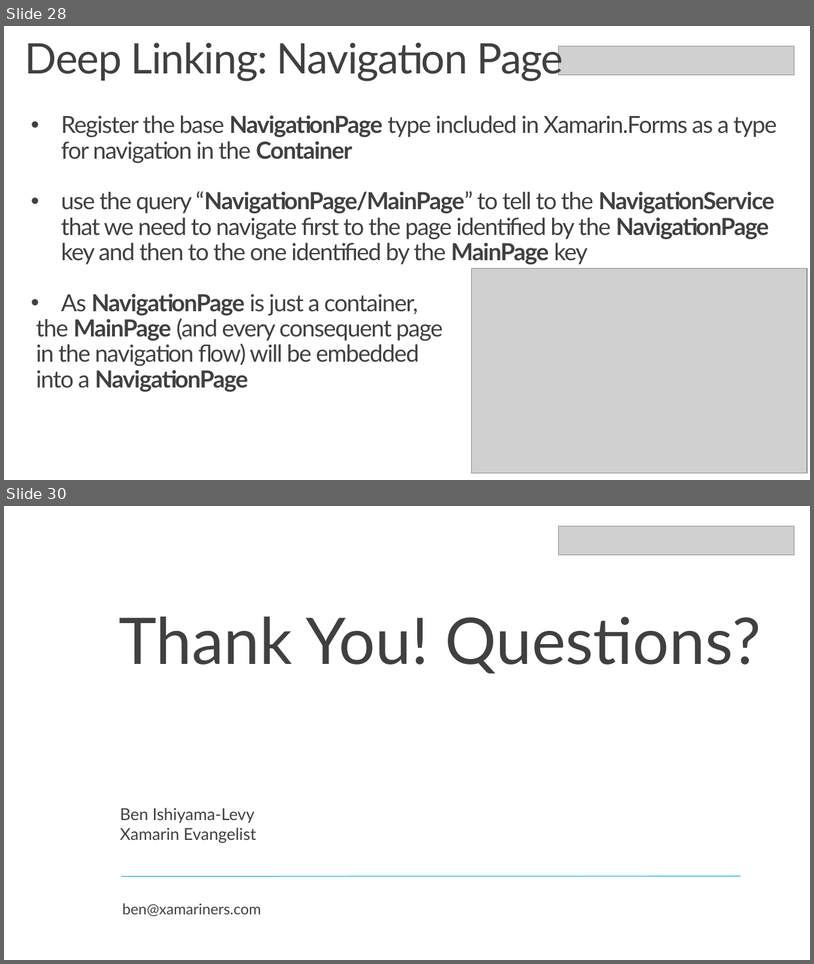
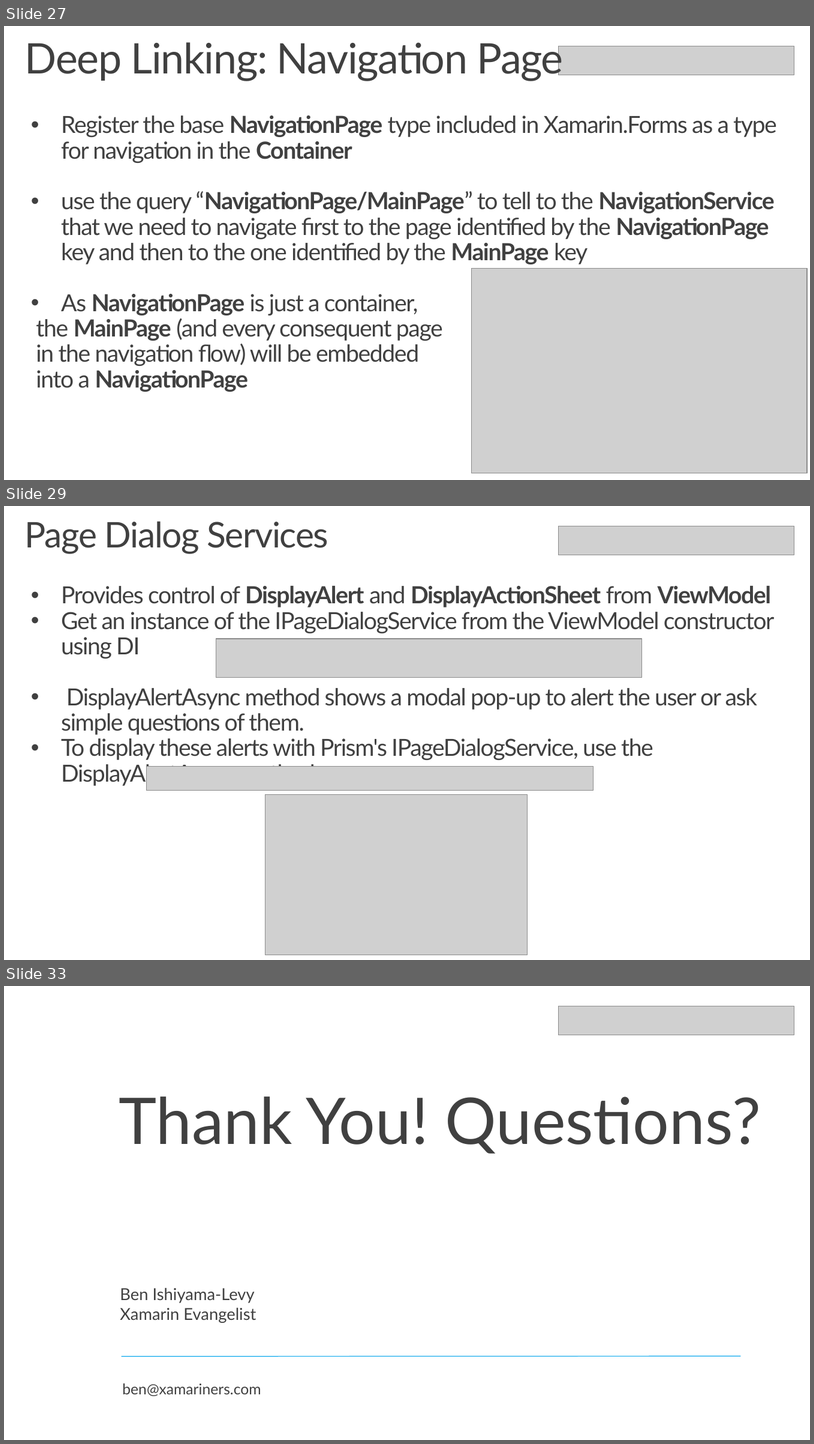
Before and after one commit to Xamariners/PrismDemo, a slide deck: media/PrismDemo.pptx. Shown one above the other, each under a label of ours: slides 28 and 30 before the commit, slides 27, 29 and 33 after it; the slides between them are not shown. The pictures are 814x964 and 814x1444 pixels, drawn with LibreOffice and Linux fonts; fonts in the diff are those of the drawing; grey boxes stand for pictures; background and template pictures are left out. Boxes give left, top, right and bottom in pixels: in the first picture for what was removed or moved away, otherwise in the second. Text is boxed around its words. In the diff, an @@ line names an element or a change of style, - is before the commit and + after.

```diff
--- a/media/PrismDemo.pptx
+++ b/media/PrismDemo.pptx
@@ slide 29 added at (x1=4, y1=506, x2=810, y2=960), background picture (left out) @@
@@ text added at (x1=25, y1=521, x2=329, y2=554), 42 pt, text #404040 @@
+Page Dialog Services
@@ picture added at (x1=559, y1=526, x2=795, y2=555) @@
@@ text added at (x1=61, y1=586, x2=775, y2=786), 28 pt, text #404040 @@
+• Provides control of DisplayAlert and DisplayActionSheet from ViewModel
+• Get an instance of the IPageDialogService from the ViewModel constructor using DI
+• DisplayAlertAsync method shows a modal pop-up to alert the user or ask simple questions of them.
+• To display these alerts with Prism's IPageDialogService, use the DisplayAlertAsync method:
+`
@@ picture added at (x1=216, y1=639, x2=642, y2=677) @@
@@ picture added at (x1=147, y1=766, x2=594, y2=790) @@
@@ picture added at (x1=266, y1=795, x2=527, y2=955) @@
@@ what was slide 28 is now slide 27 @@
@@ what was slide 30 is now slide 33 @@
```
Also in this commit, not shown: 3 slides changed, 3 other slides added, 1 slide removed.
